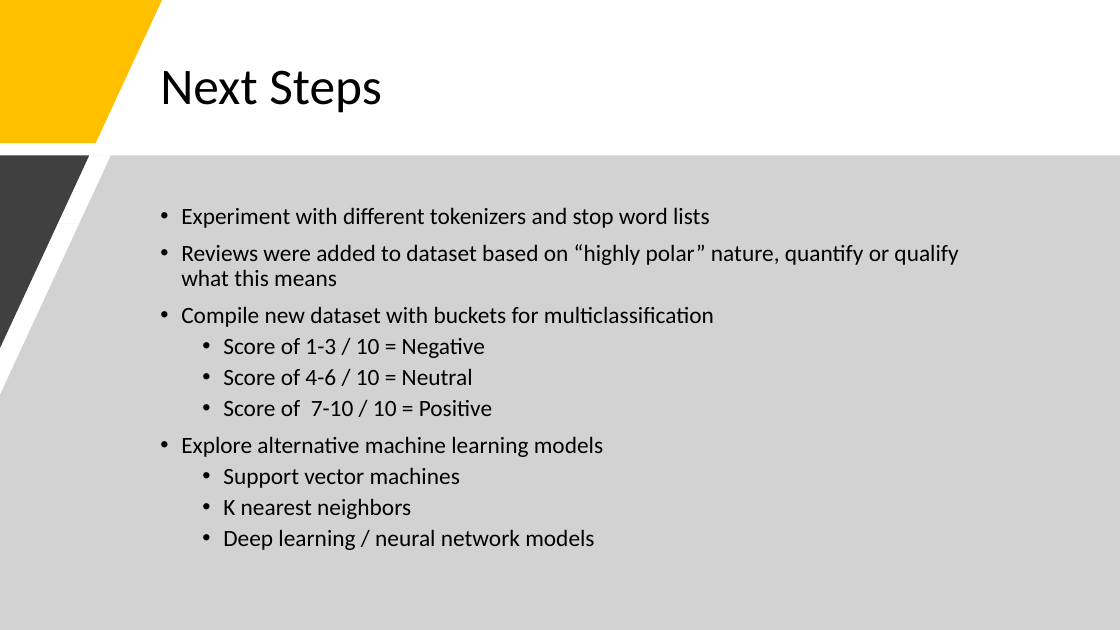
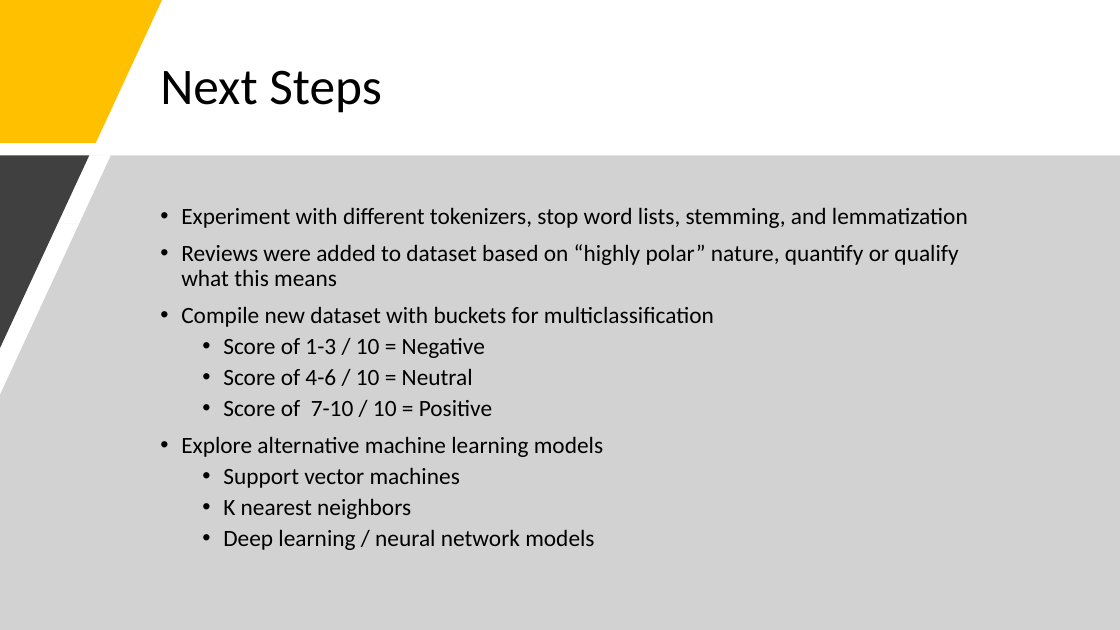
Before and after one commit to Drymander/dsc-phase-4-project, a slide deck: slide 11 of images/Johnny Dryman - Phase 4 Project Presentation.pptx (slide 9 before the commit). Drawn at 1120x630 pixels with LibreOffice and Linux fonts; fonts in the diff are those of the drawing. Boxes give left, top, right and bottom in pixels: in the first picture for what was removed or moved away, otherwise in the second. Text is boxed around its words. In the diff, an @@ line names an element or a change of style, - is before the commit and + after.

```diff
--- a/images/Johnny Dryman - Phase 4 Project Presentation.pptx
+++ b/images/Johnny Dryman - Phase 4 Project Presentation.pptx
@@ text at <box>181,207,968,228</box>: text changed @@
-• Experiment with different tokenizers and stop word lists
+• Experiment with different tokenizers, stop word lists, stemming, and lemmatization
```
Also in this commit, not shown: 4 other slides changed, 2 slides added, 3 other files.
